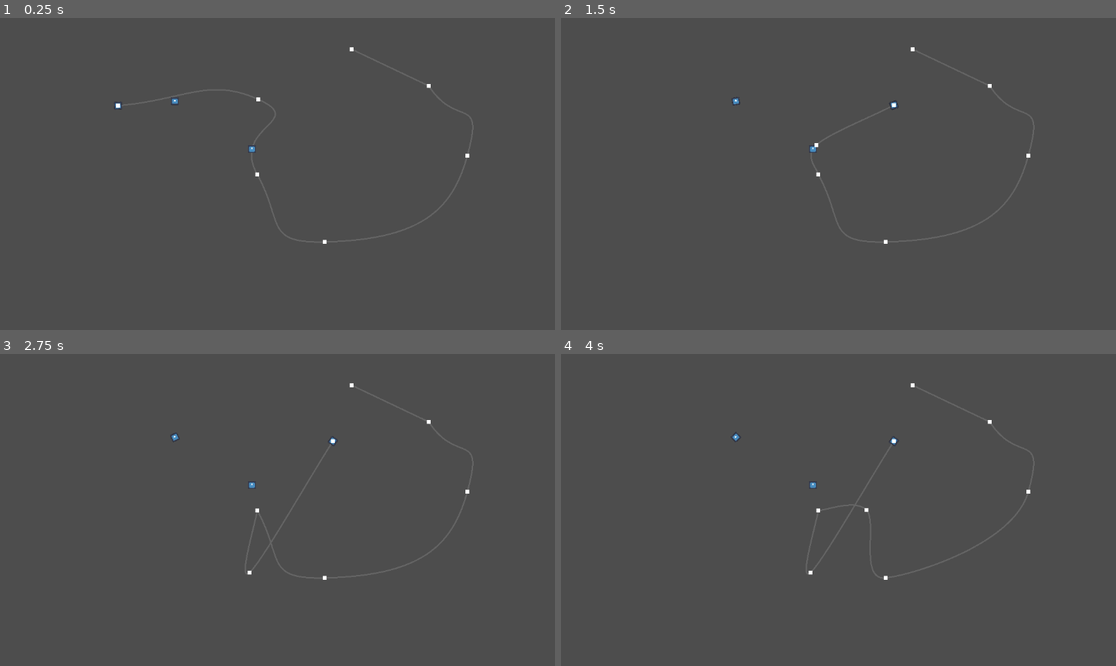
Above: before the commit, frames 1-4 (two rows, left to right).
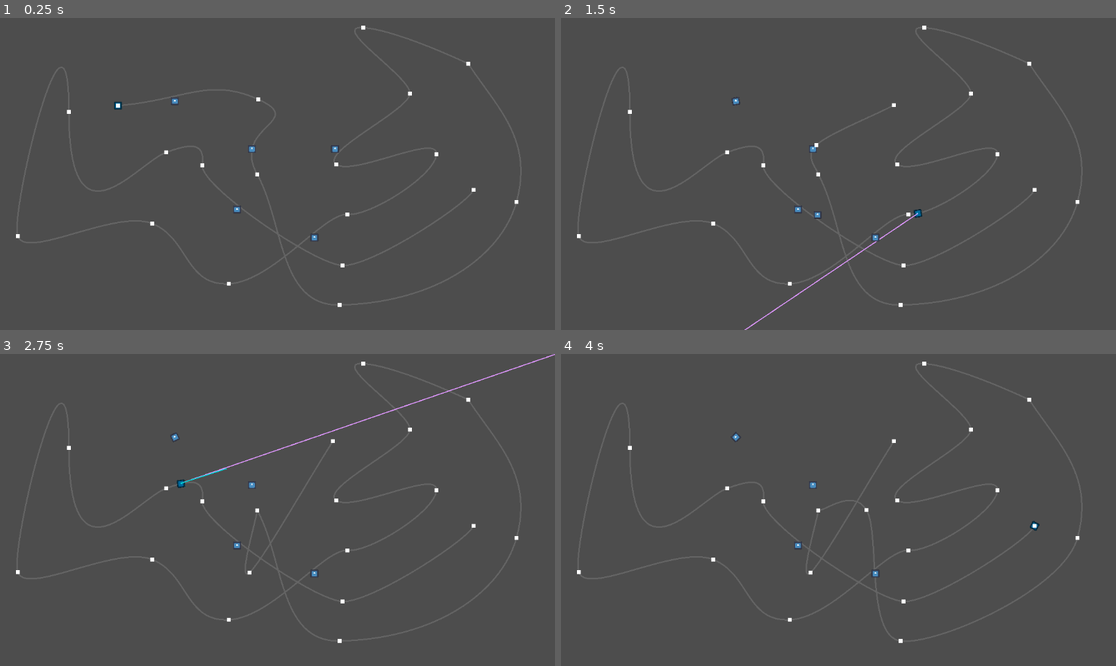
Above: after the commit, the same moments.

Repository: DeniZka/railway-path
Game: Godot game, scene res://main.tscn
Same seed, same stepped clock (60 frames per second), same inputs: the game is played once before the commit and once after it. The engine's default icon, where the game draws it, is replaced by a stand-in: a white triangle on a blue panel in a dark square.
Inputs (mouse positions are in pixels of both pictures, inside the frame that each line leads up to):
- Up to frame 1 (0.25 s): no input
- Up to frame 2 (1.5 s): tap Enter at 0.5 s; drag from (677, 105) to (894, 105) at 0.52 s; drag from (821, 99) to (810, 236) at 1.27 s
- Up to frame 3 (2.75 s): move the mouse to (255, 510) at 2.02 s; hold W from 2.03 s (still down); click (255, 510) at 2.17 s
- Up to frame 4 (4 s): release W at 2.75 s; drag from (816, 510) to (672, 463) at 2.77 s; drag from (672, 463) to (866, 510) at 3.52 s

The runs differ from the first frame. In frame 1, 0.3% of the frame differs, in the area x 2-94%, y 2-93%; in frame 2, 0.5%; in frame 3, 0.6%, in the area x 2-100%, y 0-93%; in frame 4, 0.3%.

Commit message:
found solutions

Diff:
--- a/RigidBody2D.gd
+++ b/RigidBody2D.gd
@@ -3,6 +3,11 @@
 var rot : float = 0
 var pos : Vector2 = Vector2.ZERO
 var force : float = 0
+
+var follow : PathFollow2D = null
+
+func set_follow(new_follow: PathFollow2D):
+	follow = new_follow
 
 func set_rot(angle: float):
 	rot = angle
@@ -13,14 +18,38 @@
 func add_force(new_force: float):
 	force = new_force
 
+var prev_pos : Vector2 = Vector2.ZERO
 func _integrate_forces(state):
-	#force
-	state.apply_force(Vector2(force,0).rotated(rot))
+	#print("POS:", position, follow.position)
+	#calculate next position
+	var dir = 1
+	#if abs(state.get_constant_force().angle() - follow.rotation) > PI/2:
+		#dir = -1
+	var must_move_dist : float = state.linear_velocity.length() * state.step * dir
+	var follow_position = follow.position
+	follow.progress += must_move_dist
+	#change linear_velocity
+	var target_dist = (follow.position - follow_position) #FIXME: USE position instead follow_position rice error
+	#print("%0.2f, %0.2f" % [must_move_dist, target_dist.length()])
+	#print("dist: %0.2f" % (position - prev_pos).length())
+	prev_pos = position
+	state.linear_velocity = target_dist / state.step
+	$Line2D.points[1] = linear_velocity
+	$Line2D2.points[1] = state.get_constant_force()
+	#FIXME: small fix for position displacing
+	if abs(position.x - follow.position.x) > 1.0:
+		position.x = follow.position.x
+	if abs(position.y - follow.position.y) > 1.0:
+		position.y = follow.position.y
 	#var orig : Vector2 = state.transform.get_origin()
-	position = pos
-	rotation = rot
-	#state.transform = Transform2D(rot, pos)
 
-	#Vector2.ZERO.length()
-	#print(rot)
+
+	#apply new force
+	if Input.is_key_label_pressed(KEY_W):
+		state.set_constant_force(Vector2(100,0).rotated(follow.rotation))
+	elif Input.is_key_label_pressed(KEY_S):
+		state.set_constant_force(Vector2(100,0).rotated(PI + follow.rotation))
+	else:
+		state.set_constant_force(Vector2.ZERO)
+
 	pass
--- a/main.gd
+++ b/main.gd
@@ -10,6 +10,7 @@
 var tension = 1.0
 
 func _ready():
+	$RigidBody2D.set_follow(follow)
 	var in_ : Vector2 = path.curve.get_point_in(0)
 	var pt2 : Vector2 = $Path2D.curve.get_point_position(2)
 	var pt2i : Vector2= $Path2D.curve.get_point_in(2)
@@ -37,24 +38,25 @@
 
 
 func _physics_process(delta):
-
-	var rot = $Path2D/PathFollow2D.rotation
-	$RigidBody2D.set_rot(rot)
-
-	var vel_dist : float = 0
-	#if $RigidBody2D.constant_force.length_squared() > 0:
-	vel_dist = $RigidBody2D.linear_velocity.length()
-	#elif $RigidBody2D.constant_force.length_squared() < 0:
-	vel_dist = -$RigidBody2D.linear_velocity.length()
-	follow.progress += vel_dist * delta
-	$RigidBody2D.set_pos(follow.position)
-	if Input.is_key_label_pressed(KEY_UP):
-		$RigidBody2D.add_force(1000)
-		#$RigidBody2D.apply_force(Vector2(1000, 0).rotated(rot))
-		#$RigidBody2D2.apply_force(Vector2(1000, 0).rotated(rot))
-	if Input.is_key_label_pressed(KEY_A):
-		$RigidBody2D2.apply_torque(1000)
-
+	##get_calculated linear velocity
+	#var vel_dist : float = 0
+	#vel_dist = $RigidBody2D.linear_velocity.length()
+	##TODO: check sign!!!
+	#
+	##move PathFollow along path curve
+	#follow.progress += vel_dist * delta
+	##get target rotation
+	#$RigidBody2D.set_target_rot($Path2D/PathFollow2D.rotation)
+	##get-set target position
+	#$RigidBody2D.set_pos(follow.position)
+	#
+	#if Input.is_key_label_pressed(KEY_UP):
+		#$RigidBody2D.add_force(1000)
+		##$RigidBody2D.apply_force(Vector2(1000, 0).rotated(rot))
+		##$RigidBody2D2.apply_force(Vector2(1000, 0).rotated(rot))
+	#if Input.is_key_label_pressed(KEY_A):
+		#$RigidBody2D2.apply_torque(1000)
+	pass
 
 func _process(delta):
 	#follow.progress += delta * 20
--- a/main.tscn
+++ b/main.tscn
@@ -7,9 +7,9 @@
 
 [sub_resource type="Curve2D" id="Curve2D_mpf2r"]
 _data = {
-"points": PackedVector2Array(-102.872, 8.57942, 137.493, -11 …(111 unchanged characters)… , -126.192, 2.84732, 204.246, -4.60847, 674, 465, -30.2381, 109.613, 35.8769, -130.054, 970, 286, 59.2163, 90.7143, 0, 0, 890, 141, 0, 0, 0, 0, 730, 65)
+"points": PackedVector2Array(-102.872, 8.57942, 137.493, -11 …(111 unchanged characters)… , -126.192, 2.84732, 204.246, -4.60847, 705, 596, -30.2381, 109.613, 35.8769, -130.054, 1072, 382, 59.2163, 90.7143, 0, 0, 972, 95, 72.1628, 5.34539, -72.1628, -5.34539, 754, 20, 1.7818, -34.745, -1.7818, 34.745, 851, 157, -35.6359, -24.9452, 35.6359, 24.9452, 698, 304, 3.56359, -44.5449, -3.56359, 44.5449, 906, 283, 48.1085, 3.56359, -48.1085, -3.56359, 721, 408, 90.8717, -4.45449, -90.8717, 4.45449, 475, 552, 76.0859, 30.7013, -76.0859, -30.7013, 316, 427, 16.9271, 50.7812, -16.9271, -50.7812, 37, 453, 0, -296.334, 0, 296.334, 143, 195, -60.5811, 22.2725, 60.5811, -22.2725, 345, 279, 4.45449, -42.7631, -4.45449, 42.7631, 420, 306, -58.7993, -2.6727, 58.7993, 2.6727, 711, 514, -14.2544, 31.1815, 14.2544, -31.1815, 983, 357)
 }
-point_count = 7
+point_count = 19
 
 [sub_resource type="RectangleShape2D" id="RectangleShape2D_w6ryj"]
 size = Vector2(14, 16)
@@ -28,8 +28,11 @@
 [node name="PathFollow2D" type="PathFollow2D" parent="Path2D"]
 position = Vector2(245, 182)
 rotation = -0.0832066
+cubic_interp = false
+loop = false
 
 [node name="Icon2" type="Sprite2D" parent="Path2D/PathFollow2D"]
+modulate = Color(0, 0.74902, 0.815686, 1)
 rotation = 1.654
 scale = Vector2(0.126422, 0.126422)
 texture = ExtResource("1_b3wk4")
@@ -38,14 +41,26 @@
 position = Vector2(245, 182)
 mass = 2.22
 can_sleep = false
+lock_rotation = true
 script = ExtResource("2_rlvbs")
 
 [node name="CollisionShape2D" type="CollisionShape2D" parent="RigidBody2D"]
 shape = SubResource("RectangleShape2D_w6ryj")
 
 [node name="Icon" type="Sprite2D" parent="RigidBody2D"]
+visible = false
 scale = Vector2(0.126422, 0.126422)
 texture = ExtResource("1_b3wk4")
+
+[node name="Line2D" type="Line2D" parent="RigidBody2D"]
+points = PackedVector2Array(0, 0, 0, 0)
+width = 2.0
+default_color = Color(0.87451, 0.592157, 1, 1)
+
+[node name="Line2D2" type="Line2D" parent="RigidBody2D"]
+points = PackedVector2Array(0, 0, 0, 0)
+width = 2.0
+default_color = Color(0, 0.827451, 0.823529, 1)
 
 [node name="RigidBody2D2" type="RigidBody2D" parent="."]
 position = Vector2(363, 172.78)
@@ -70,6 +85,36 @@
 scale = Vector2(0.126422, 0.126422)
 texture = ExtResource("1_b3wk4")
 
+[node name="RigidBody2D4" type="RigidBody2D" parent="."]
+position = Vector2(695.53, 272)
+
+[node name="CollisionShape2D" type="CollisionShape2D" parent="RigidBody2D4"]
+shape = SubResource("RectangleShape2D_w6ryj")
+
+[node name="Icon" type="Sprite2D" parent="RigidBody2D4"]
+scale = Vector2(0.126422, 0.126422)
+texture = ExtResource("1_b3wk4")
+
+[node name="RigidBody2D5" type="RigidBody2D" parent="."]
+position = Vector2(652.58, 456.11)
+
+[node name="CollisionShape2D" type="CollisionShape2D" parent="RigidBody2D5"]
+shape = SubResource("RectangleShape2D_w6ryj")
+
+[node name="Icon" type="Sprite2D" parent="RigidBody2D5"]
+scale = Vector2(0.126422, 0.126422)
+texture = ExtResource("1_b3wk4")
+
+[node name="RigidBody2D6" type="RigidBody2D" parent="."]
+position = Vector2(491.96, 397.72)
+
+[node name="CollisionShape2D" type="CollisionShape2D" parent="RigidBody2D6"]
+shape = SubResource("RectangleShape2D_w6ryj")
+
+[node name="Icon" type="Sprite2D" parent="RigidBody2D6"]
+scale = Vector2(0.126422, 0.126422)
+texture = ExtResource("1_b3wk4")
+
 [node name="DragPoints" type="Node2D" parent="."]
 
 [node name="DragPoint" parent="DragPoints" instance=ExtResource("3_0k3cr")]
